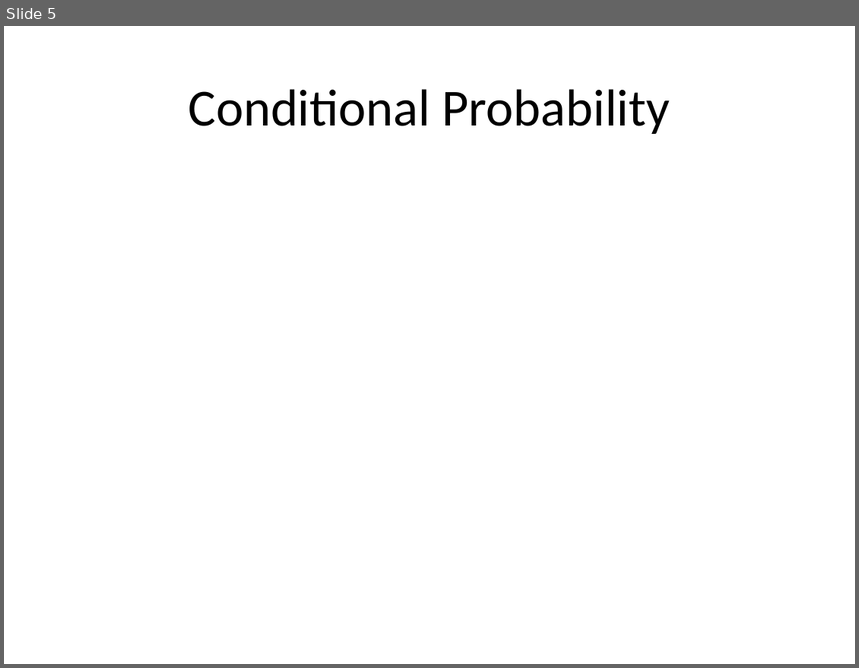
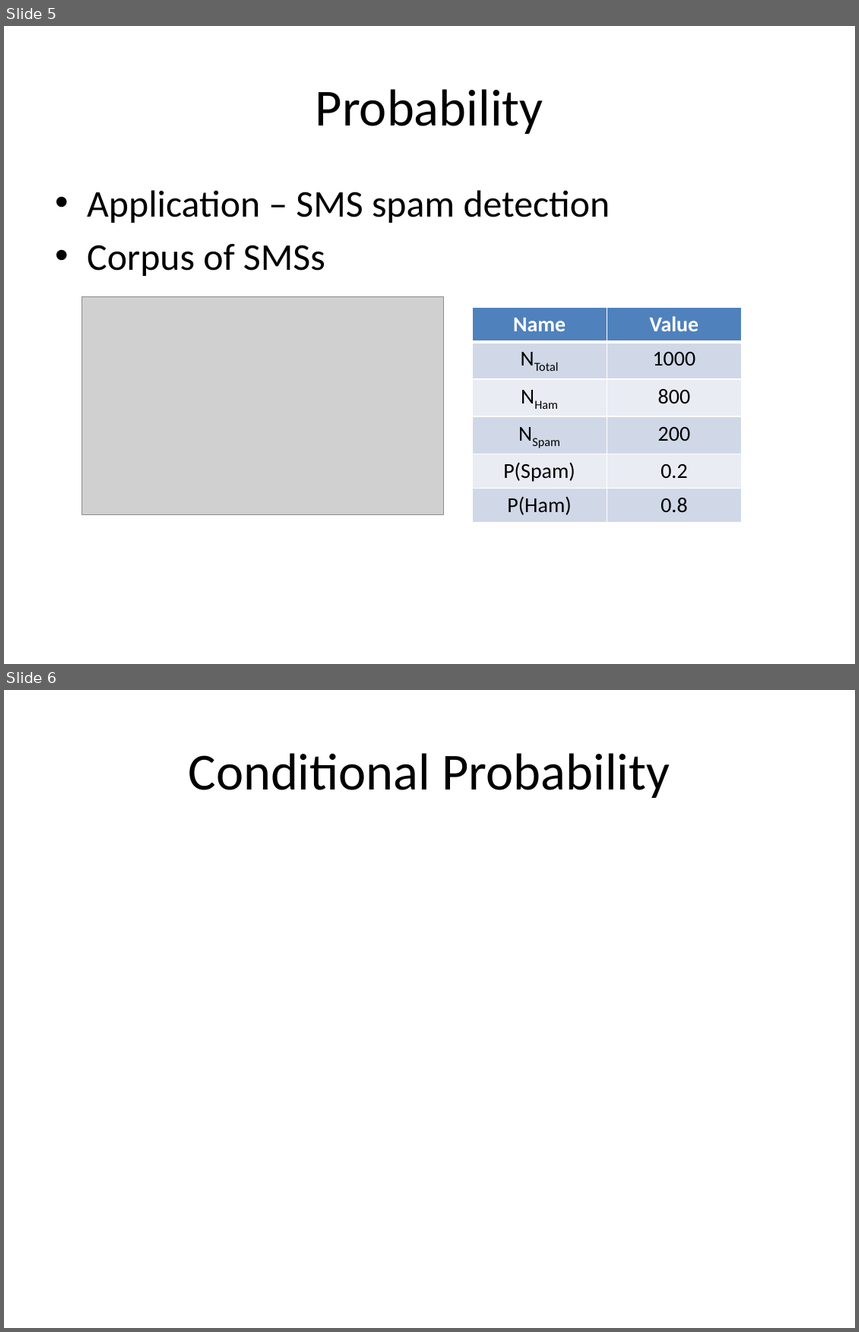
Before and after one commit to look4pritam/ArtificialIntelligence, a slide deck: MachineLearning/NaiveBayes/NaiveBayes.pptx. Shown one above the other, each under a label of ours: slide 5 before the commit, slides 5 and 6 after it. The pictures are 859x668 and 859x1332 pixels, drawn with LibreOffice and Linux fonts; fonts in the diff are those of the drawing; grey boxes stand for pictures. Boxes give left, top, right and bottom in pixels: in the first picture for what was removed or moved away, otherwise in the second. Text is boxed around its words. In the diff, an @@ line names an element or a change of style, - is before the commit and + after.

```diff
--- a/MachineLearning/NaiveBayes/NaiveBayes.pptx
+++ b/MachineLearning/NaiveBayes/NaiveBayes.pptx
@@ slide 5 added at bbox=[4, 26, 855, 664], background #FFFFFF @@
@@ title added at bbox=[316, 89, 544, 134], 44 pt, text #000000 @@
+Probability
@@ text added at bbox=[87, 190, 610, 276], 32 pt, text #000000 @@
+• Application – SMS spam detection
+• Corpus of SMSs
@@ picture added at bbox=[82, 297, 444, 515] @@
@@ table added at bbox=[472, 308, 741, 518], 6 rows, 2 columns @@
+Name | Value
+NTotal | 1000
+NHam | 800
+NSpam | 200
+P(Spam) | 0.2
+P(Ham) | 0.8
@@ what was slide 5 is now slide 6 @@
```
Also in this commit, not shown: 1 other slide added, 1 slide removed.
